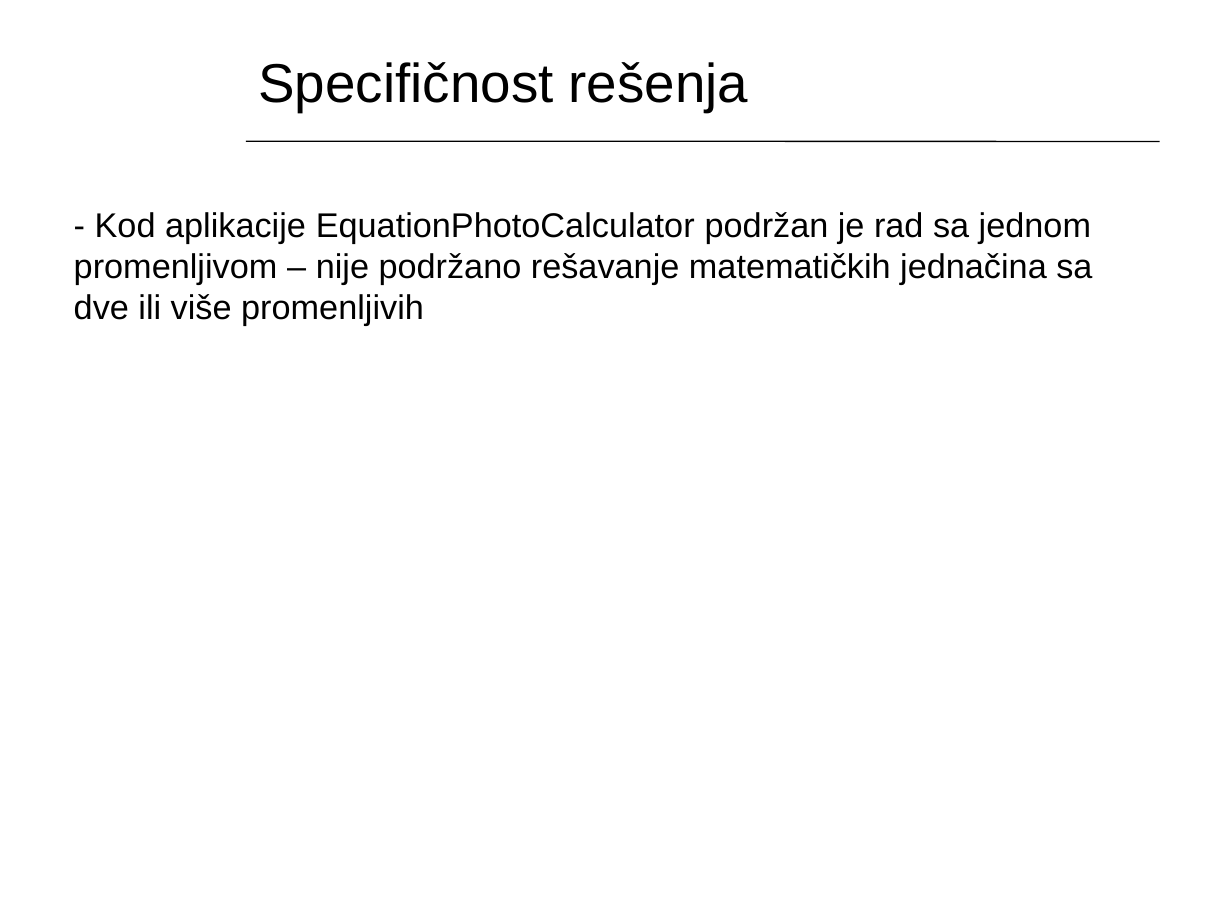
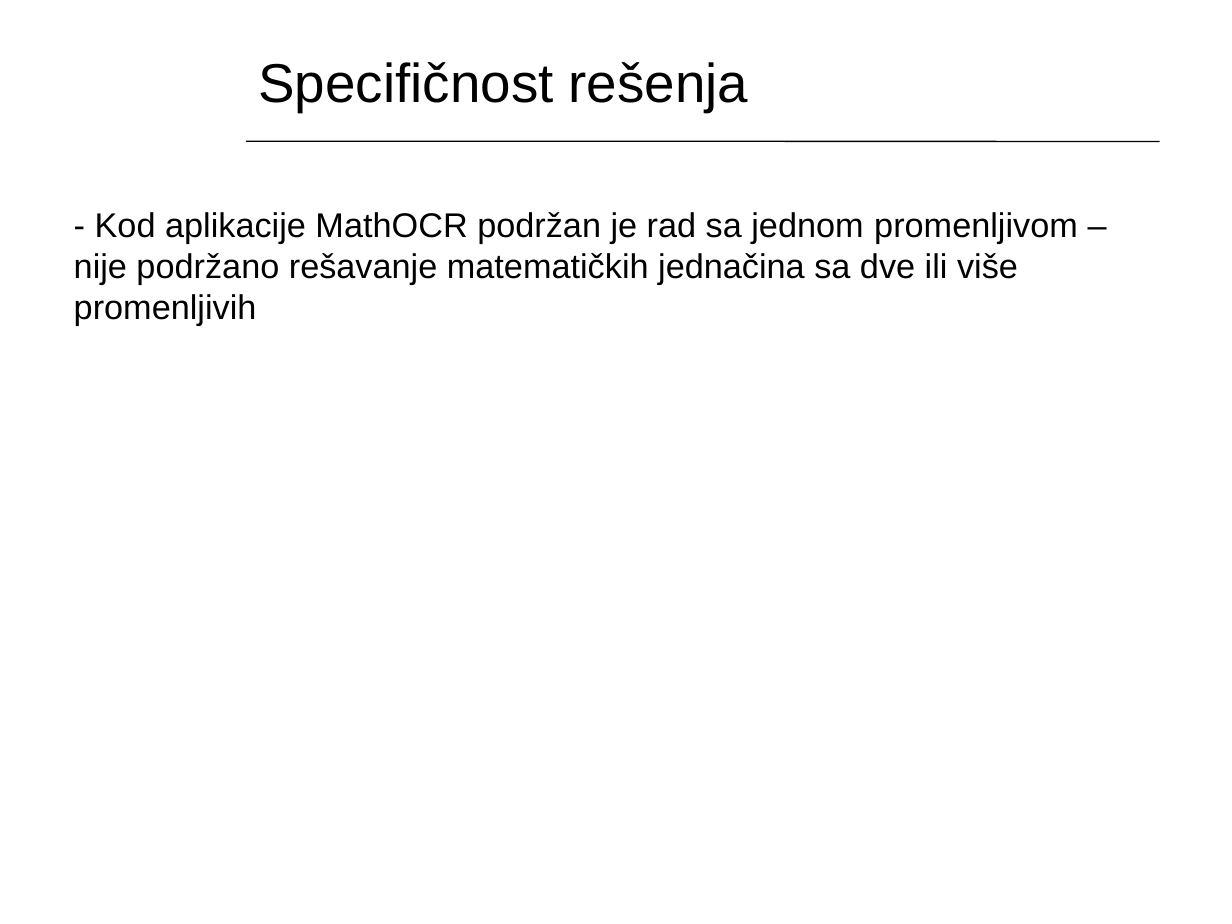
Before and after one commit to nenadrad/softProjekat, a slide deck: slide 8 of softProjekat.pptx (slide 5 before the commit). Drawn at 1232x924 pixels with LibreOffice and Linux fonts; fonts in the diff are those of the drawing; background and template pictures are left out. Boxes give left, top, right and bottom in pixels: in the first picture for what was removed or moved away, otherwise in the second. Text is boxed around its words. In the diff, an @@ line names an element or a change of style, - is before the commit and + after.

```diff
--- a/softProjekat.pptx
+++ b/softProjekat.pptx
@@ text at [74, 212, 1078, 326]: text changed @@
-- Kod aplikacije EquationPhotoCalculator podržan je rad sa jednom promenljivom – nije podržano rešavanje matematičkih jednačina sa dve ili više promenljivih
+- Kod aplikacije MathOCR podržan je rad sa jednom promenljivom – nije podržano rešavanje matematičkih jednačina sa dve ili više promenljivih
```
Also in this commit, not shown: 3 other slides changed, 8 slides added.
